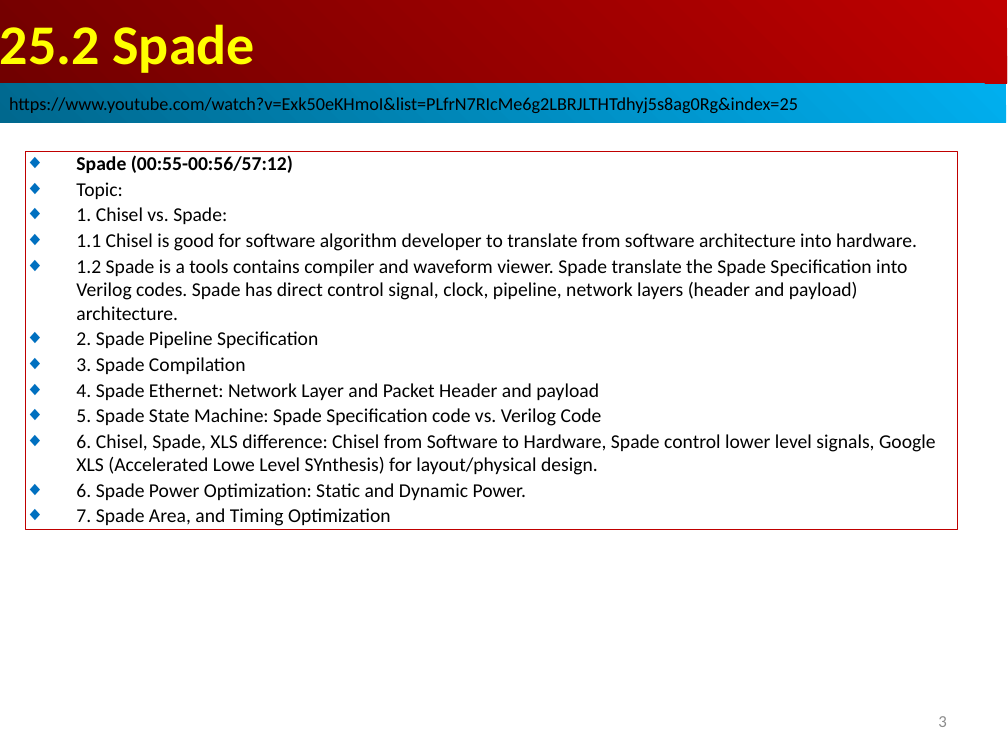
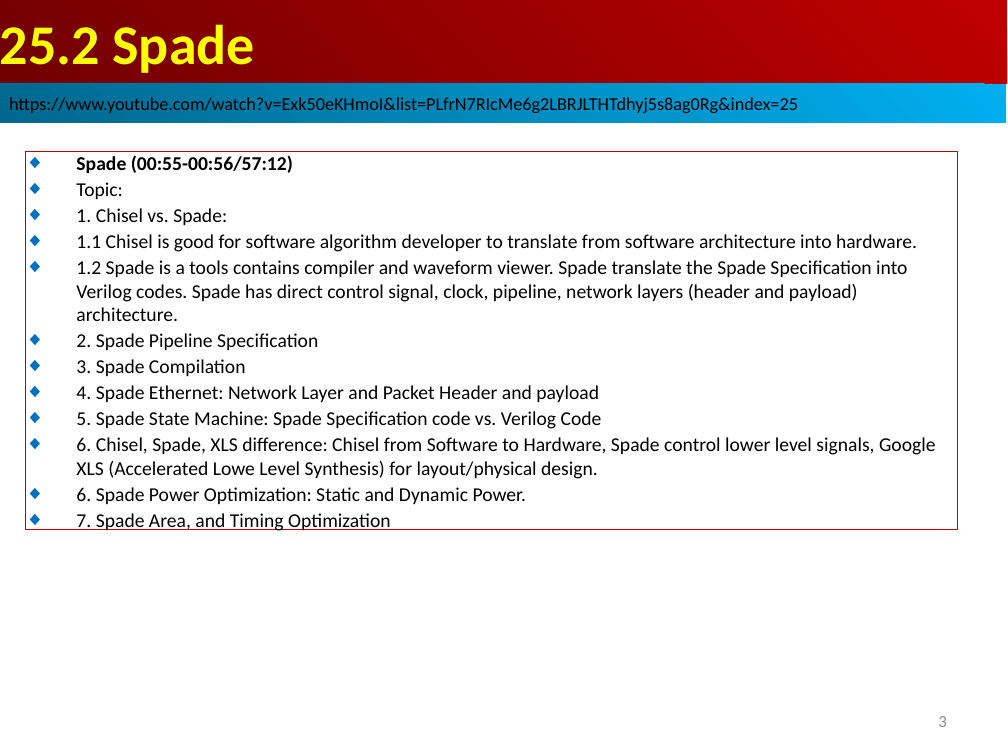
Before and after one commit to peterhchen/AIU_CS800_Chisel, a slide deck: slide 3 of 500_UCSC_HWD/025_Spade_HDL/000_Video/025.Spade_HDL.ppt. Drawn at 1008x756 pixels with LibreOffice and Linux fonts; fonts in the diff are those of the drawing. Boxes give left, top, right and bottom in pixels: in the first picture for what was removed or moved away, otherwise in the second. Text is boxed around its words. In the diff, an @@ line names an element or a change of style, - is before the commit and + after.

```diff
--- a/500_UCSC_HWD/025_Spade_HDL/000_Video/025.Spade_HDL.ppt
+++ b/500_UCSC_HWD/025_Spade_HDL/000_Video/025.Spade_HDL.ppt
@@ text in rectangle at (x1=76, y1=437, x2=936, y2=479): text changed @@
-◆ 6. Chisel, Spade, XLS difference: Chisel from Software to Hardware, Spade control lower level signals, Google XLS (Accelerated Lowe Level SYnthesis) for layout/physical design.
+◆ 6. Chisel, Spade, XLS difference: Chisel from Software to Hardware, Spade control lower level signals, Google XLS (Accelerated Lowe Level Synthesis) for layout/physical design.
```
Also in this commit, not shown: 6 other slides changed.
